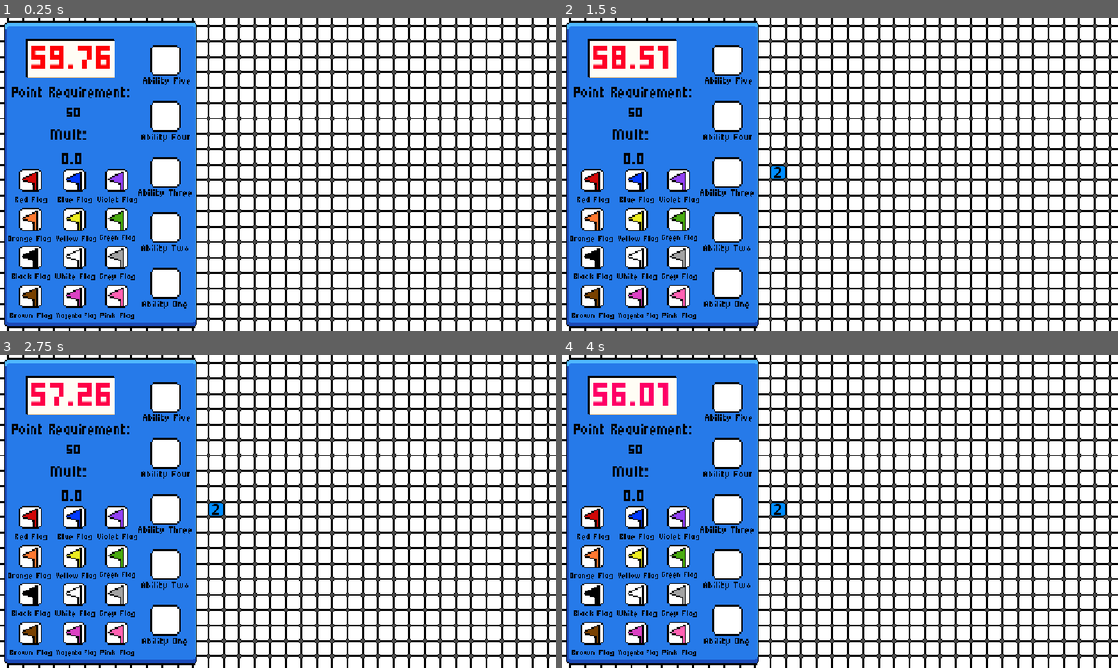
Above: before the commit, frames 1-4 (two rows, left to right).
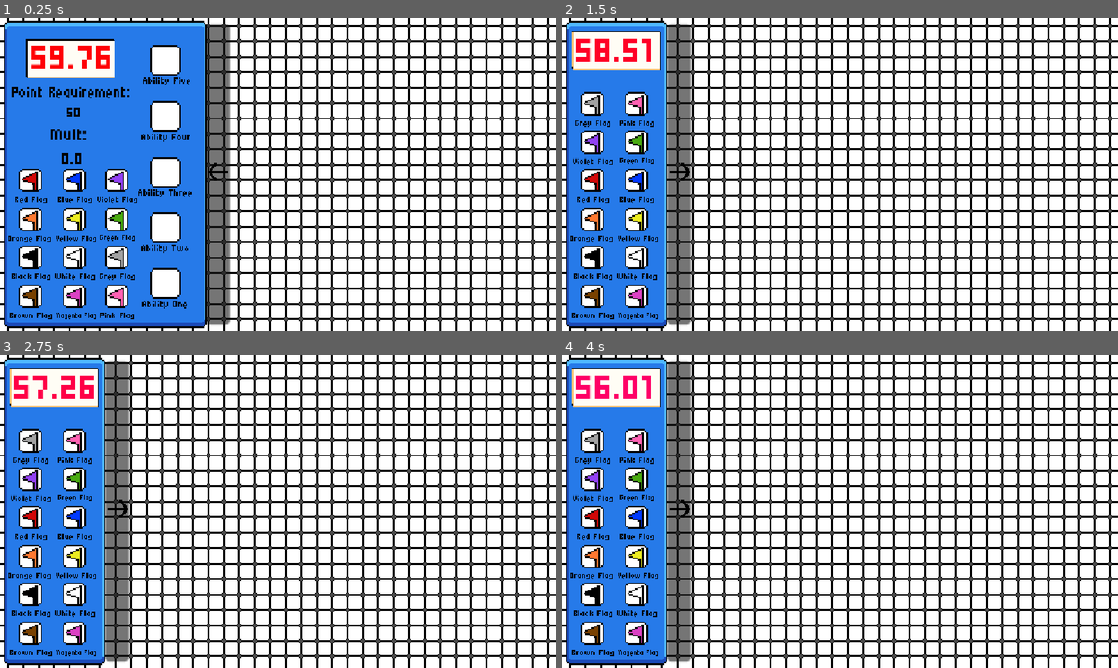
Above: after the commit, the same moments.

Repository: kirchemz/Mogue-Sweeper
Game: Godot game, scene res://World/world.tscn
Same seed, same stepped clock (60 frames per second), same inputs: the game is played once before the commit and once after it.
Inputs (mouse positions are in pixels of both pictures, inside the frame that each line leads up to):
- Up to frame 1 (0.25 s): no input
- Up to frame 2 (1.5 s): click (778, 174) at 0.52 s; click "Red Flag" at 1.25 s
- Up to frame 3 (2.75 s): click "Blue Flag" at 2 s
- Up to frame 4 (4 s): click "Violet Flag" at 2.75 s; click "Orange Flag" at 3.5 s

The runs differ from the first frame. In frame 1, 5.2% of the frame differs, in the area x 34-42%, y 0-100%; in frame 2, 18%; in frame 3, 18%; in frame 4, 18%, in the area x 1-41%, y 0-100%.

Commit message:
UI Bug Fixes

Diff:
--- a/Cell/cell.gd
+++ b/Cell/cell.gd
@@ -62,7 +62,9 @@
 
 
 func _on_mouse_entered() -> void:
-	mouse_in = true
+	if is_instance_valid(world):
+		if not world.mouse_over_menu:
+			mouse_in = true
 
 
 func _on_mouse_exited() -> void:
--- a/World/world.gd
+++ b/World/world.gd
@@ -13,9 +13,18 @@
 var flags_remaining : int = bombs
 var level_over : bool = false
 var mouse_over_menu : bool = false
+var hide_menu : bool = false
 
 var timer_color : float = 0
 var last_cam_pos = Vector2.ZERO
+
+func _on_button_pressed() -> void:
+	mouse_over_menu = true
+	if not hide_menu:
+		hide_menu = true
+		return
+	if hide_menu:
+		hide_menu = false
 
 func _ready() -> void:
 	start_map()
@@ -41,11 +50,70 @@
 			$Camera2D.position -= event.relative / $Camera2D.zoom
 
 func _process(delta: float) -> void:
+	if hide_menu:
+		$"Camera2D/Ability 1".visible = false
+		$"Camera2D/Ability 2".visible = false
+		$"Camera2D/Ability 3".visible = false
+		$"Camera2D/Ability 4".visible = false
+		$"Camera2D/Ability 5".visible = false
+		$"Camera2D/Point Requirement".visible = false
+		$Camera2D/Mult.visible = false
+		$"Camera2D/Flag 1".position = Vector2(-537, -12)
+		$"Camera2D/Flag 2".position = Vector2(-446, -12)
+		$"Camera2D/Flag 3".position = Vector2(-537, -91)
+		$"Camera2D/Flag 4".position = Vector2(-537, 69)
+		$"Camera2D/Flag 5".position = Vector2(-446, 69)
+		$"Camera2D/Flag 6".position = Vector2(-446, -91)
+		$"Camera2D/Flag 7".position = Vector2(-537, 147)
+		$"Camera2D/Flag 8".position = Vector2(-446, 147)
+		$"Camera2D/Flag 9".position = Vector2(-537, -170)
+		$"Camera2D/Flag 10".position = Vector2(-537, 228)
+		$"Camera2D/Flag 11".position = Vector2(-446, 228)
+		$"Camera2D/Flag 12".position = Vector2(-446, -170)
+		$Camera2D/NinePatchRect.position = Vector2(-556, -297)
+		$Camera2D/Label.position = Vector2(-546, -310)
+		$"Camera2D/Main Menu".size.x = 70
+		$"Camera2D/Main Menu/Sprite2D".flip_h = true
+		$"Camera2D/Main Menu/Button".position = Vector2(70, 2)
+		$"Camera2D/Main Menu/Sprite2D".position = Vector2(79, 104)
+		$Camera2D/Area2D/CollisionShape2D.scale.x = 0.5
+		$Camera2D/Area2D/CollisionShape2D.position = Vector2(-453, -0.5)
+	else:
+		$"Camera2D/Ability 1".visible = true
+		$"Camera2D/Ability 2".visible = true
+		$"Camera2D/Ability 3".visible = true
+		$"Camera2D/Ability 4".visible = true
+		$"Camera2D/Ability 5".visible = true
+		$"Camera2D/Point Requirement".visible = true
+		$Camera2D/Mult.visible = true
+		$"Camera2D/Flag 1".position = Vector2(-537, -12)
+		$"Camera2D/Flag 2".position = Vector2(-446, -12)
+		$"Camera2D/Flag 3".position = Vector2(-358, -12)
+		$"Camera2D/Flag 4".position = Vector2(-537, 69)
+		$"Camera2D/Flag 5".position = Vector2(-446, 69)
+		$"Camera2D/Flag 6".position = Vector2(-358, 69)
+		$"Camera2D/Flag 7".position = Vector2(-537, 147)
+		$"Camera2D/Flag 8".position = Vector2(-446, 147)
+		$"Camera2D/Flag 9".position = Vector2(-358, 147)
+		$"Camera2D/Flag 10".position = Vector2(-537, 228)
+		$"Camera2D/Flag 11".position = Vector2(-446, 228)
+		$"Camera2D/Flag 12".position = Vector2(-358, 228)
+		$Camera2D/NinePatchRect.position = Vector2(-522, -280)
+		$Camera2D/Label.position = Vector2(-512, -295)
+		$"Camera2D/Main Menu".size.x = 140
+		$"Camera2D/Main Menu/Button".position = Vector2(140, 2)
+		$"Camera2D/Main Menu/Sprite2D".position = Vector2(148, 104)
+		$"Camera2D/Main Menu/Sprite2D".flip_h = false
+		$Camera2D/Area2D/CollisionShape2D.scale.x = 1
+		$Camera2D/Area2D/CollisionShape2D.position = Vector2(-331, -0.5)
 	$"Camera2D/Point Requirement".text = "Point Requirement: " + "
 	" + str(Globals.level_requirement)
 	$Camera2D/Mult.text = "Mult: " + "
 	" + str(Globals.mult)
 	if level_over:
+		hide_menu = false
+		$"Camera2D/Main Menu/Button".visible = false
+		$"Camera2D/Main Menu/Sprite2D".visible = false
 		$Camera2D/Points.visible = true
 		$"Camera2D/Flag 1".visible = false
 		$"Camera2D/Flag 2".visible = false
@@ -252,6 +320,7 @@
 	" + "Mult:" + str(Globals.mult + 1) + "
 	" + "=" + "
 	" + str(Globals.total_points)
+	Globals.currency += round(Globals.total_points)
 
 func _on_main_menu_mouse_entered() -> void:
 	mouse_over_menu = true
@@ -287,3 +356,11 @@
 
 func _on_flag_3_pressed() -> void:
 	Globals.activate_violet()
+
+
+func _on_button_mouse_entered() -> void:
+	mouse_over_menu = true
+
+
+func _on_button_mouse_exited() -> void:
+	mouse_over_menu = false
--- a/World/world.tscn
+++ b/World/world.tscn
@@ -4,6 +4,7 @@
 [ext_resource type="Texture2D" uid="uid://qaneuj2ntgke" path="res://Complete_UI_Essential_Pack_Free/Complete_UI_Essential_Pack_Free/01_Flat_Theme/Sprites/UI_Flat_Banner02a.png" id="2_3f78f"]
 [ext_resource type="FontFile" uid="uid://0vjhpaedikvh" path="res://Misc/Micro5-Regular.ttf" id="2_8a836"]
 [ext_resource type="Texture2D" uid="uid://c27vxgaejt3bg" path="res://Complete_UI_Essential_Pack_Free/Complete_UI_Essential_Pack_Free/01_Flat_Theme/Sprites/UI_Flat_Banner04a.png" id="2_j8job"]
+[ext_resource type="Texture2D" uid="uid://dt4rekce8x0nn" path="res://Sprites/Hide Menu Button.png" id="3_xw5lg"]
 [ext_resource type="Texture2D" uid="uid://b20l6kpa3ovpy" path="res://Sprites/Red Flag.png" id="3_yf0ba"]
 [ext_resource type="Texture2D" uid="uid://bcmvkoqn6t60x" path="res://Complete_UI_Essential_Pack_Free/Complete_UI_Essential_Pack_Free/01_Flat_Theme/Sprites/UI_Flat_Button02a_1.png" id="5_k8do8"]
 [ext_resource type="Texture2D" uid="uid://cte7i6hseyohr" path="res://Sprites/Blue Flag.png" id="5_oe8m4"]
@@ -20,13 +21,14 @@
 [ext_resource type="Texture2D" uid="uid://dcswbrushj2ct" path="res://Sprites/Pink Flag.png" id="15_yfuda"]
 
 [sub_resource type="RectangleShape2D" id="RectangleShape2D_0rlat"]
-size = Vector2(401, 634)
+size = Vector2(474, 633)
 
 [node name="World" type="Node2D" unique_id=1230266813]
 script = ExtResource("1_62w18")
 
 [node name="BoxContainer" type="BoxContainer" parent="." unique_id=2108120539]
 scale = Vector2(2, 2)
+metadata/_edit_use_anchors_ = true
 
 [node name="Camera2D" type="Camera2D" parent="." unique_id=369080081]
 position = Vector2(576, 324)
@@ -34,13 +36,13 @@
 [node name="Area2D" type="Area2D" parent="Camera2D" unique_id=798329352]
 
 [node name="CollisionShape2D" type="CollisionShape2D" parent="Camera2D/Area2D" unique_id=1794008072]
-position = Vector2(-367.5, 0)
+position = Vector2(-331, -0.5)
 shape = SubResource("RectangleShape2D_0rlat")
 
 [node name="Main Menu" type="NinePatchRect" parent="Camera2D" unique_id=2080969595]
 offset_left = -568.0
 offset_top = -317.0
-offset_right = -434.2943
+offset_right = -427.62573
 offset_bottom = -105.604996
 scale = Vector2(2.9991248, 2.9991248)
 texture = ExtResource("6_bkhv4")
@@ -48,6 +50,20 @@
 patch_margin_top = 5
 patch_margin_right = 3
 patch_margin_bottom = 5
+metadata/_edit_use_anchors_ = true
+
+[node name="Button" type="Button" parent="Camera2D/Main Menu" unique_id=39069645]
+layout_mode = 0
+offset_left = 139.70743
+offset_top = 2.0005836
+offset_right = 156.04552
+offset_bottom = 209.39442
+metadata/_edit_use_anchors_ = true
+
+[node name="Sprite2D" type="Sprite2D" parent="Camera2D/Main Menu" unique_id=1486716039]
+position = Vector2(148.37662, 103.69692)
+scale = Vector2(0.844035, 0.844035)
+texture = ExtResource("3_xw5lg")
 
 [node name="Flag 1" type="TextureButton" parent="Camera2D" unique_id=864618710]
 offset_left = -537.0
@@ -56,6 +72,7 @@
 offset_bottom = 4.0
 scale = Vector2(3, 3)
 texture_normal = ExtResource("3_yf0ba")
+metadata/_edit_use_anchors_ = true
 
 [node name="Label" type="Label" parent="Camera2D/Flag 1" unique_id=1291048954]
 layout_mode = 0
@@ -69,6 +86,7 @@
 theme_override_font_sizes/font_size = 676
 text = "Red Flag"
 horizontal_alignment = 1
+metadata/_edit_use_anchors_ = true
 
 [node name="Flag 2" type="TextureButton" parent="Camera2D" unique_id=1551062251]
 offset_left = -446.0
@@ -77,6 +95,7 @@
 offset_bottom = 4.0
 scale = Vector2(3, 3)
 texture_normal = ExtResource("5_oe8m4")
+metadata/_edit_use_anchors_ = true
 
 [node name="Label" type="Label" parent="Camera2D/Flag 2" unique_id=1951801237]
 layout_mode = 0
@@ -90,6 +109,7 @@
 theme_override_font_sizes/font_size = 676
 text = "Blue Flag"
 horizontal_alignment = 1
+metadata/_edit_use_anchors_ = true
 
 [node name="Flag 3" type="TextureButton" parent="Camera2D" unique_id=1684395051]
 offset_left = -358.0
@@ -98,6 +118,7 @@
 offset_bottom = 4.0
 scale = Vector2(3, 3)
 texture_normal = ExtResource("6_w47uh")
+metadata/_edit_use_anchors_ = true
 
 [node name="Label" type="Label" parent="Camera2D/Flag 3" unique_id=442120244]
 layout_mode = 0
@@ -111,6 +132,7 @@
 theme_override_font_sizes/font_size = 676
 text = "Violet Flag"
 horizontal_alignment = 1
+metadata/_edit_use_anchors_ = true
 
 [node name="Flag 4" type="TextureButton" parent="Camera2D" unique_id=2059032593]
 offset_left = -537.0
@@ -119,6 +141,7 @@
 offset_bottom = 85.0
 scale = Vector2(3, 3)
 texture_normal = ExtResource("7_kcyjf")
+metadata/_edit_use_anchors_ = true
 
 [node name="Label" type="Label" parent="Camera2D/Flag 4" unique_id=1054746687]
 layout_mode = 0
@@ -132,6 +155,7 @@
 theme_override_font_sizes/font_size = 676
 text = "Orange Flag"
 horizontal_alignment = 1
+metadata/_edit_use_anchors_ = true
 
 [node name="Flag 5" type="TextureButton" parent="Camera2D" unique_id=1953755850]
 offset_left = -446.0
@@ -140,6 +164,7 @@
 offset_bottom = 85.0
 scale = Vector2(3, 3)
 texture_normal = ExtResource("8_xw5lg")
+metadata/_edit_use_anchors_ = true
 
 [node name="Label" type="Label" parent="Camera2D/Flag 5" unique_id=953338764]
 layout_mode = 0
@@ -153,6 +178,7 @@
 theme_override_font_sizes/font_size = 676
 text = "Yellow Flag"
 horizontal_alignment = 1
+metadata/_edit_use_anchors_ = true
 
 [node name="Flag 6" type="TextureButton" parent="Camera2D" unique_id=380903669]
 offset_left = -358.0
@@ -161,6 +187,7 @@
 offset_bottom = 85.0
 scale = Vector2(3, 3)
 texture_normal = ExtResource("9_0lysu")
+metadata/_edit_use_anchors_ = true
 
 [node name="Label" type="Label" parent="Camera2D/Flag 6" unique_id=550620446]
 layout_mode = 0
@@ -174,6 +201,7 @@
 theme_override_font_sizes/font_size = 676
 text = "Green Flag"
 horizontal_alignment = 1
+metadata/_edit_use_anchors_ = true
 
 [node name="Flag 7" type="TextureButton" parent="Camera2D" unique_id=94062139]
 offset_left = -537.0
@@ -182,6 +210,7 @@
 offset_bottom = 163.0
 scale = Vector2(3, 3)
 texture_normal = ExtResource("10_26uyv")
+metadata/_edit_use_anchors_ = true
 
 [node name="Label" type="Label" parent="Camera2D/Flag 7" unique_id=124279044]
 layout_mode = 0
@@ -195,6 +224,7 @@
 theme_override_font_sizes/font_size = 676
 text = "Black Flag"
 horizontal_alignment = 1
+metadata/_edit_use_anchors_ = true
 
 [node name="Flag 8" type="TextureButton" parent="Camera2D" unique_id=1962417059]
 offset_left = -446.0
@@ -203,6 +233,7 @@
 offset_bottom = 163.0
 scale = Vector2(3, 3)
 texture_normal = ExtResource("11_dqu5g")
+metadata/_edit_use_anchors_ = true
 
 [node name="Label" type="Label" parent="Camera2D/Flag 8" unique_id=431028872]
 layout_mode = 0
@@ -216,6 +247,7 @@
 theme_override_font_sizes/font_size = 676
 text = "White Flag"
 horizontal_alignment = 1
+metadata/_edit_use_anchors_ = true
 
 [node name="Flag 9" type="TextureButton" parent="Camera2D" unique_id=251214670]
 offset_left = -358.0
@@ -224,6 +256,7 @@
 offset_bottom = 163.0
 scale = Vector2(3, 3)
 texture_normal = ExtResource("12_o6lw0")
+metadata/_edit_use_anchors_ = true
 
 [node name="Label" type="Label" parent="Camera2D/Flag 9" unique_id=1130691490]
 layout_mode = 0
@@ -237,6 +270,7 @@
 theme_override_font_sizes/font_size = 676
 text = "Grey Flag"
 horizontal_alignment = 1
+metadata/_edit_use_anchors_ = true
 
 [node name="Flag 10" type="TextureButton" parent="Camera2D" unique_id=1512744981]
 offset_left = -537.0
@@ -245,6 +279,7 @@
 offset_bottom = 244.0
 scale = Vector2(3, 3)
 texture_normal = ExtResource("13_x0pyu")
+metadata/_edit_use_anchors_ = true
 
 [node name="Label" type="Label" parent="Camera2D/Flag 10" unique_id=1299739723]
 layout_mode = 0
@@ -258,6 +293,7 @@
 theme_override_font_sizes/font_size = 676
 text = "Brown Flag"
 horizontal_alignment = 1
+metadata/_edit_use_anchors_ = true
 
 [node name="Flag 11" type="TextureButton" parent="Camera2D" unique_id=795749589]
 offset_left = -446.0
@@ -266,6 +302,7 @@
 offset_bottom = 244.0
 scale = Vector2(3, 3)
 texture_normal = ExtResource("14_dg1ng")
+metadata/_edit_use_anchors_ = true
 
 [node name="Label" type="Label" parent="Camera2D/Flag 11" unique_id=549990866]
 layout_mode = 0
@@ -279,6 +316,7 @@
 theme_override_font_sizes/font_size = 676
 text = "Magenta Flag"
 horizontal_alignment = 1
+metadata/_edit_use_anchors_ = true
 
 [node name="Flag 12" type="TextureButton" parent="Camera2D" unique_id=1281441729]
 offset_left = -358.0
@@ -287,6 +325,7 @@
 offset_bottom = 244.0
 scale = Vector2(3, 3)
 texture_normal = ExtResource("15_yfuda")
+metadata/_edit_use_anchors_ = true
 
 [node name="Label" type="Label" parent="Camera2D/Flag 12" unique_id=1504186339]
 layout_mode = 0
@@ -300,6 +339,7 @@
 theme_override_font_sizes/font_size = 676
 text = "Pink Flag"
 horizontal_alignment = 1
+metadata/_edit_use_anchors_ = true
 
 [node name="Ability 1" type="TextureButton" parent="Camera2D" unique_id=36892986]
 offset_left = -265.99997
@@ -308,6 +348,7 @@
 offset_bottom = 226.00009
 scale = Vector2(2.0058956, 2.0058956)
 texture_normal = ExtResource("5_k8do8")
+metadata/_edit_use_anchors_ = true
 
 [node name="Label" type="Label" parent="Camera2D/Ability 1" unique_id=855718142]
 layout_mode = 0
@@ -321,6 +362,7 @@
 theme_override_font_sizes/font_size = 676
 text = "Ability 1"
 horizontal_alignment = 1
+metadata/_edit_use_anchors_ = true
 
 [node name="Ability 2" type="TextureButton" parent="Camera2D" unique_id=1437667531]
 offset_left = -266.0
@@ -329,6 +371,7 @@
 offset_bottom = 110.00001
 scale = Vector2(2.0058956, 2.0058956)
 texture_normal = ExtResource("5_k8do8")
+metadata/_edit_use_anchors_ = true
 
 [node name="Label" type="Label" parent="Camera2D/Ability 2" unique_id=948291959]
 layout_mode = 0
@@ -342,6 +385,7 @@
 theme_override_font_sizes/font_size = 676
 text = "Ability 2"
 horizontal_alignment = 1
+metadata/_edit_use_anchors_ = true
 
 [node name="Ability 3" type="TextureButton" parent="Camera2D" unique_id=1613286264]
 offset_left = -265.9999
@@ -350,6 +394,7 @@
 offset_bottom = -4.999977
 scale = Vector2(2.0058956, 2.0058956)
 texture_normal = ExtResource("5_k8do8")
+metadata/_edit_use_anchors_ = true
 
 [node name="Label" type="Label" parent="Camera2D/Ability 3" unique_id=533470652]
 layout_mode = 0
@@ -363,6 +408,7 @@
 theme_override_font_sizes/font_size = 676
 text = "Ability 3"
 horizontal_alignment = 1
+metadata/_edit_use_anchors_ = true
 
 [node name="Ability 4" type="TextureButton" parent="Camera2D" unique_id=1303564084]
 offset_left = -266.0
@@ -371,6 +417,7 @@
 offset_bottom = -120.000015
 scale = Vector2(2.0058956, 2.0058956)
 texture_normal = ExtResource("5_k8do8")
+metadata/_edit_use_anchors_ = true
 
 [node name="Label" type="Label" parent="Camera2D/Ability 4" unique_id=1581180976]
 layout_mode = 0
@@ -384,6 +431,7 @@
 theme_override_font_sizes/font_size = 676
 text = "Ability 4"
 horizontal_alignment = 1
+metadata/_edit_use_anchors_ = true
 
 [node name="Ability 5" type="TextureButton" parent="Camera2D" unique_id=1240482026]
 offset_left = -266.0
@@ -392,6 +440,7 @@
 offset_bottom = -236.99997
 scale = Vector2(2.0058954, 2.0058954)
 texture_normal = ExtResource("5_k8do8")
+metadata/_edit_use_anchors_ = true
 
 [node name="Label" type="Label" parent="Camera2D/Ability 5" unique_id=1231627670]
 layout_mode = 0
@@ -405,6 +454,7 @@
 theme_override_font_sizes/font_size = 676
 text = "Ability 5"
 horizontal_alignment = 1
+metadata/_edit_use_anchors_ = true
 
 [node name="TextureButton" type="TextureButton" parent="Camera2D" unique_id=2050875328]
 visible = false
@@ -437,6 +487,7 @@
 patch_margin_top = 3
 patch_margin_right = 3
 patch_margin_bottom = 2
+metadata/_edit_use_anchors_ = true
 
 [node name="Label" type="Label" parent="Camera2D" unique_id=1776224770]
 self_modulate = Color(1, 0, 0, 1)
@@ -449,6 +500,7 @@
 theme_override_font_sizes/font_size = 247
 text = "60:00"
 visible_characters = 5
+metadata/_edit_use_anchors_ = true
 
 [node name="Points" type="Label" parent="Camera2D" unique_id=511125543]
 visible = false
@@ -479,6 +531,7 @@
 text = "Point Requirement:
 999999999"
 horizontal_alignment = 1
+metadata/_edit_use_anchors_ = true
 
 [node name="Mult" type="Label" parent="Camera2D" unique_id=932083504]
 offset_left = -560.0
@@ -492,6 +545,7 @@
 text = "Mult:
 9999999999"
 horizontal_alignment = 1
+metadata/_edit_use_anchors_ = true
 
 [node name="Timer" type="Timer" parent="." unique_id=1810617686]
 wait_time = 60.0
@@ -500,18 +554,55 @@
 
 [connection signal="mouse_entered" from="Camera2D/Area2D" to="." method="_on_main_menu_mouse_entered"]
 [connection signal="mouse_exited" from="Camera2D/Area2D" to="." method="_on_main_menu_mouse_exited"]
+[connection signal="mouse_entered" from="Camera2D/Main Menu/Button" to="." method="_on_button_mouse_entered"]
+[connection signal="mouse_exited" from="Camera2D/Main Menu/Button" to="." method="_on_button_mouse_exited"]
+[connection signal="pressed" from="Camera2D/Main Menu/Button" to="." method="_on_button_pressed"]
+[connection signal="mouse_entered" from="Camera2D/Flag 1" to="." method="_on_button_mouse_entered"]
+[connection signal="mouse_exited" from="Camera2D/Flag 1" to="." method="_on_button_mouse_exited"]
 [connection signal="pressed" from="Camera2D/Flag 1" to="." method="_on_flag_1_pressed"]
+[connection signal="mouse_entered" from="Camera2D/Flag 2" to="." method="_on_button_mouse_entered"]
+[connection signal="mouse_exited" from="Camera2D/Flag 2" to="." method="_on_button_mouse_exited"]
 [connection signal="pressed" from="Camera2D/Flag 2" to="." method="_on_flag_2_pressed"]
+[connection signal="mouse_entered" from="Camera2D/Flag 3" to="." method="_on_button_mouse_entered"]
+[connection signal="mouse_exited" from="Camera2D/Flag 3" to="." method="_on_button_mouse_exited"]
 [connection signal="pressed" from="Camera2D/Flag 3" to="." method="_on_flag_3_pressed"]
+[connection signal="mouse_entered" from="Camera2D/Flag 4" to="." method="_on_button_mouse_entered"]
+[connection signal="mouse_exited" from="Camera2D/Flag 4" to="." method="_on_button_mouse_exited"]
 [connection signal="pressed" from="Camera2D/Flag 4" to="." method="_on_flag_1_pressed"]
+[connection signal="mouse_entered" from="Camera2D/Flag 5" to="." method="_on_button_mouse_entered"]
+[connection signal="mouse_exited" from="Camera2D/Flag 5" to="." method="_on_button_mouse_exited"]
 [connection signal="pressed" from="Camera2D/Flag 5" to="." method="_on_flag_1_pressed"]
+[connection signal="mouse_entered" from="Camera2D/Flag 6" to="." method="_on_button_mouse_entered"]
+[connection signal="mouse_exited" from="Camera2D/Flag 6" to="." method="_on_button_mouse_exited"]
 [connection signal="pressed" from="Camera2D/Flag 6" to="." method="_on_flag_1_pressed"]
+[connection signal="mouse_entered" from="Camera2D/Flag 7" to="." method="_on_button_mouse_entered"]
+[connection signal="mouse_exited" from="Camera2D/Flag 7" to="." method="_on_button_mouse_exited"]
 [connection signal="pressed" from="Camera2D/Flag 7" to="." method="_on_flag_1_pressed"]
+[connection signal="mouse_entered" from="Camera2D/Flag 8" to="." method="_on_button_mouse_entered"]
+[connection signal="mouse_exited" from="Camera2D/Flag 8" to="." method="_on_button_mouse_exited"]
 [connection signal="pressed" from="Camera2D/Flag 8" to="." method="_on_flag_1_pressed"]
+[connection signal="mouse_entered" from="Camera2D/Flag 9" to="." method="_on_button_mouse_entered"]
+[connection signal="mouse_exited" from="Camera2D/Flag 9" to="." method="_on_button_mouse_exited"]
 [connection signal="pressed" from="Camera2D/Flag 9" to="." method="_on_flag_1_pressed"]
+[connection signal="mouse_entered" from="Camera2D/Flag 10" to="." method="_on_button_mouse_entered"]
+[connection signal="mouse_exited" from="Camera2D/Flag 10" to="." method="_on_button_mouse_exited"]
 [connection signal="pressed" from="Camera2D/Flag 10" to="." method="_on_flag_1_pressed"]
+[connection signal="mouse_entered" from="Camera2D/Flag 11" to="." method="_on_button_mouse_entered"]
+[connection signal="mouse_exited" from="Camera2D/Flag 11" to="." method="_on_button_mouse_exited"]
 [connection signal="pressed" from="Camera2D/Flag 11" to="." method="_on_flag_1_pressed"]
+[connection signal="mouse_entered" from="Camera2D/Flag 12" to="." method="_on_button_mouse_entered"]
+[connection signal="mouse_exited" from="Camera2D/Flag 12" to="." method="_on_button_mouse_exited"]
 [connection signal="pressed" from="Camera2D/Flag 12" to="." method="_on_flag_1_pressed"]
+[connection signal="mouse_entered" from="Camera2D/Ability 1" to="." method="_on_button_mouse_entered"]
+[connection signal="mouse_exited" from="Camera2D/Ability 1" to="." method="_on_button_mouse_exited"]
 [connection signal="pressed" from="Camera2D/Ability 1" to="." method="_on_ability_1_pressed"]
+[connection signal="mouse_entered" from="Camera2D/Ability 2" to="." method="_on_button_mouse_entered"]
+[connection signal="mouse_exited" from="Camera2D/Ability 2" to="." method="_on_button_mouse_exited"]
+[connection signal="mouse_entered" from="Camera2D/Ability 3" to="." method="_on_button_mouse_entered"]
+[connection signal="mouse_exited" from="Camera2D/Ability 3" to="." method="_on_button_mouse_exited"]
+[connection signal="mouse_entered" from="Camera2D/Ability 4" to="." method="_on_button_mouse_entered"]
+[connection signal="mouse_exited" from="Camera2D/Ability 4" to="." method="_on_button_mouse_exited"]
+[connection signal="mouse_entered" from="Camera2D/Ability 5" to="." method="_on_button_mouse_entered"]
+[connection signal="mouse_exited" from="Camera2D/Ability 5" to="." method="_on_button_mouse_exited"]
 [connection signal="pressed" from="Camera2D/TextureButton" to="." method="_on_texture_button_pressed"]
 [connection signal="timeout" from="Timer" to="." method="_on_timer_timeout"]
--- a/project.godot
+++ b/project.godot
@@ -52,6 +52,11 @@
 "events": [Object(InputEventMouseButton,"resource_local_to_scene":false,"resource_name":"","device":-1,"window_id":0,"a …(258 unchanged characters)…
 ]
 }
+Test={
+"deadzone": 0.2,
+"events": [Object(InputEventKey,"resource_local_to_scene":false,"resource_name":"","device":-1,"window_id":0,"alt_pressed":false,"shift_pressed":false,"ctrl_pressed":false,"meta_pressed":false,"pressed":false,"keycode":0,"physical_keycode":32,"key_label":0,"unicode":32,"location":0,"echo":false,"script":null)
+]
+}
 
 [physics]
 
Binary file added: Sprites/Hide Menu Button.png
Not shown, added: Sprites/Hide Menu Button.png.import
